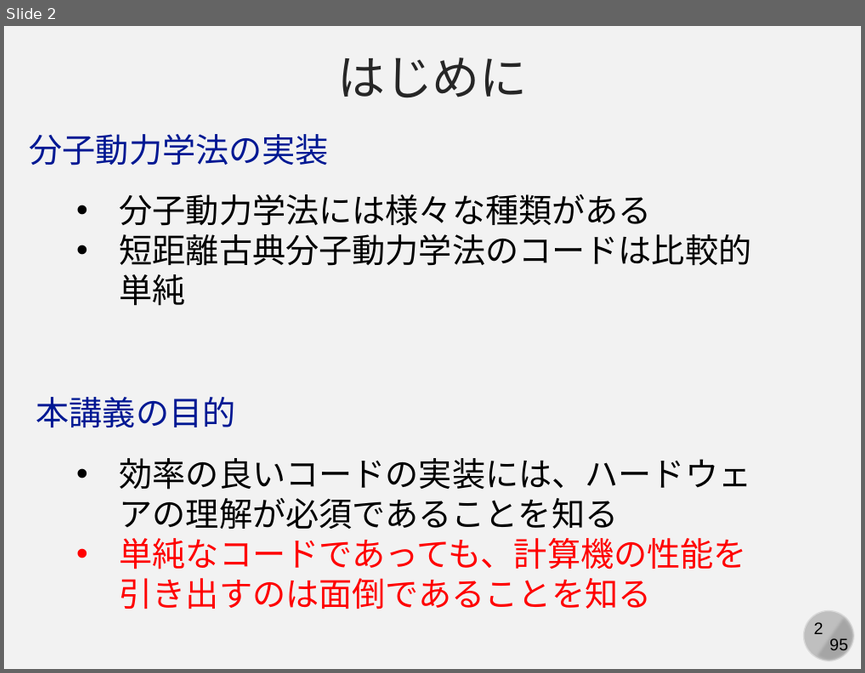
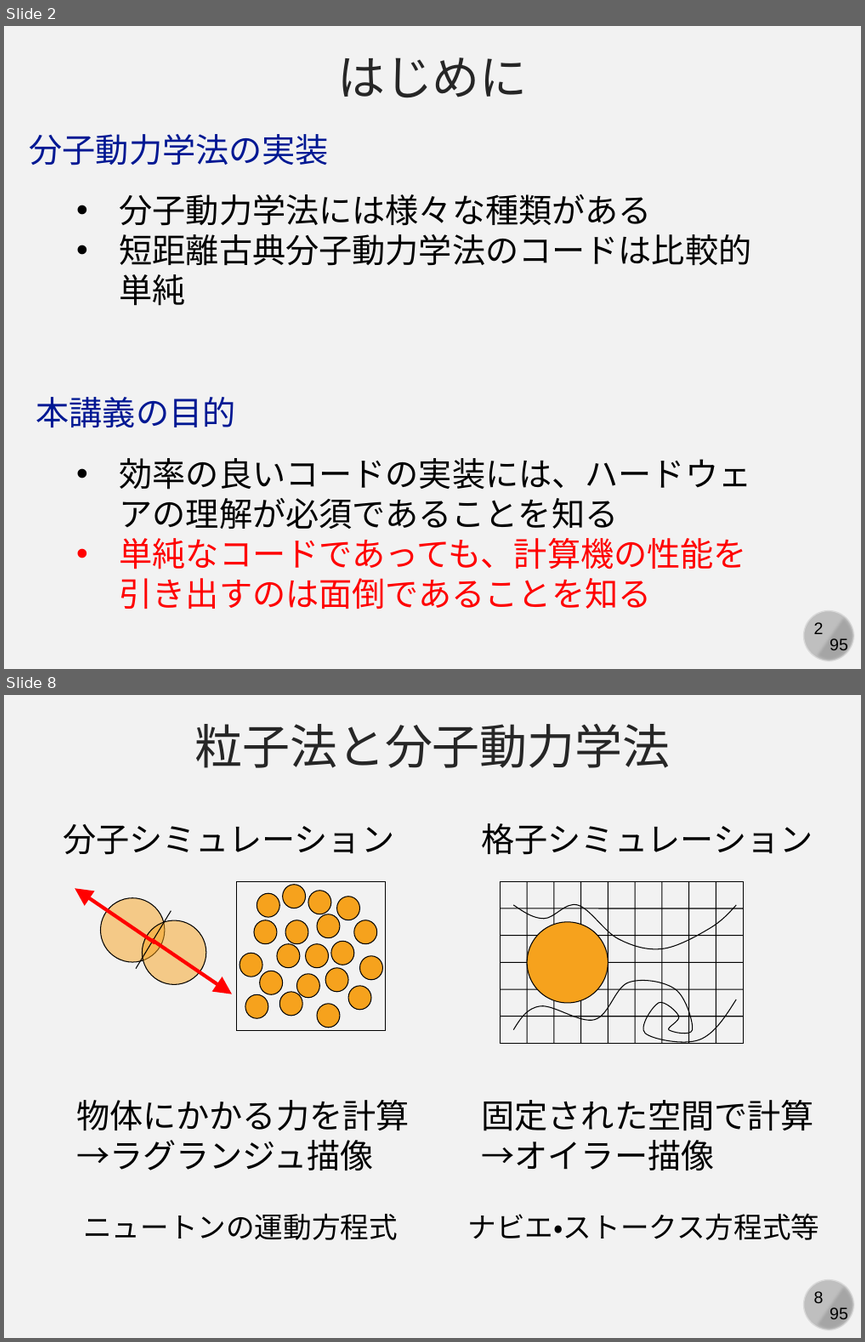
Before and after one commit to kaityo256/simulation_engineering, a slide deck: 07_md_implementation/simulation07.pptx. Shown one above the other, each under a label of ours: slide 2 before the commit, slides 2 and 8 after it; the slides between them are not shown. The pictures are 865x673 and 865x1342 pixels, drawn with LibreOffice and Linux fonts; fonts in the diff are those of the drawing. Boxes give left, top, right and bottom in pixels: in the first picture for what was removed or moved away, otherwise in the second. Text is boxed around its words. In the diff, an @@ line names an element or a change of style, - is before the commit and + after.

```diff
--- a/07_md_implementation/simulation07.pptx
+++ b/07_md_implementation/simulation07.pptx
@@ slide 8 added at bbox=[4, 695, 861, 1338], background #F2F2F2; not listed: 4 template elements that a slide beside it also shows @@
@@ text added at bbox=[194, 724, 670, 768], 40 pt, text #262626 @@
+粒子法と分子動力学法
@@ text added at bbox=[63, 824, 394, 855], 28 pt, text #000000 @@
+分子シミュレーション
@@ text added at bbox=[482, 823, 813, 855], 28 pt, text #000000 @@
+格子シミュレーション
@@ group added at bbox=[75, 888, 232, 994]: 2 ellipses, 2 arrows, 1 line @@
@@ group added at bbox=[237, 882, 386, 1031]: 20 ellipses, 1 rectangle @@
@@ group added at bbox=[500, 882, 743, 1045]: 13 lines, 2 freeform shapes, 1 rectangle, 1 ellipse @@
@@ text added at bbox=[76, 1100, 409, 1170], 28 pt, text #000000 @@
+物体にかかる力を計算
+→ラグランジュ描像
@@ text added at bbox=[482, 1100, 814, 1170], 28 pt, text #000000 @@
+固定された空間で計算
+→オイラー描像
@@ text added at bbox=[83, 1213, 398, 1240], 24 pt, text #000000 @@
+ニュートンの運動方程式
@@ text added at bbox=[468, 1213, 820, 1240], 24 pt, text #000000 @@
+ナビエ・ストークス方程式等
```
Also in this commit, not shown: 2 slides changed, 5 other slides added, 1 slide removed.
